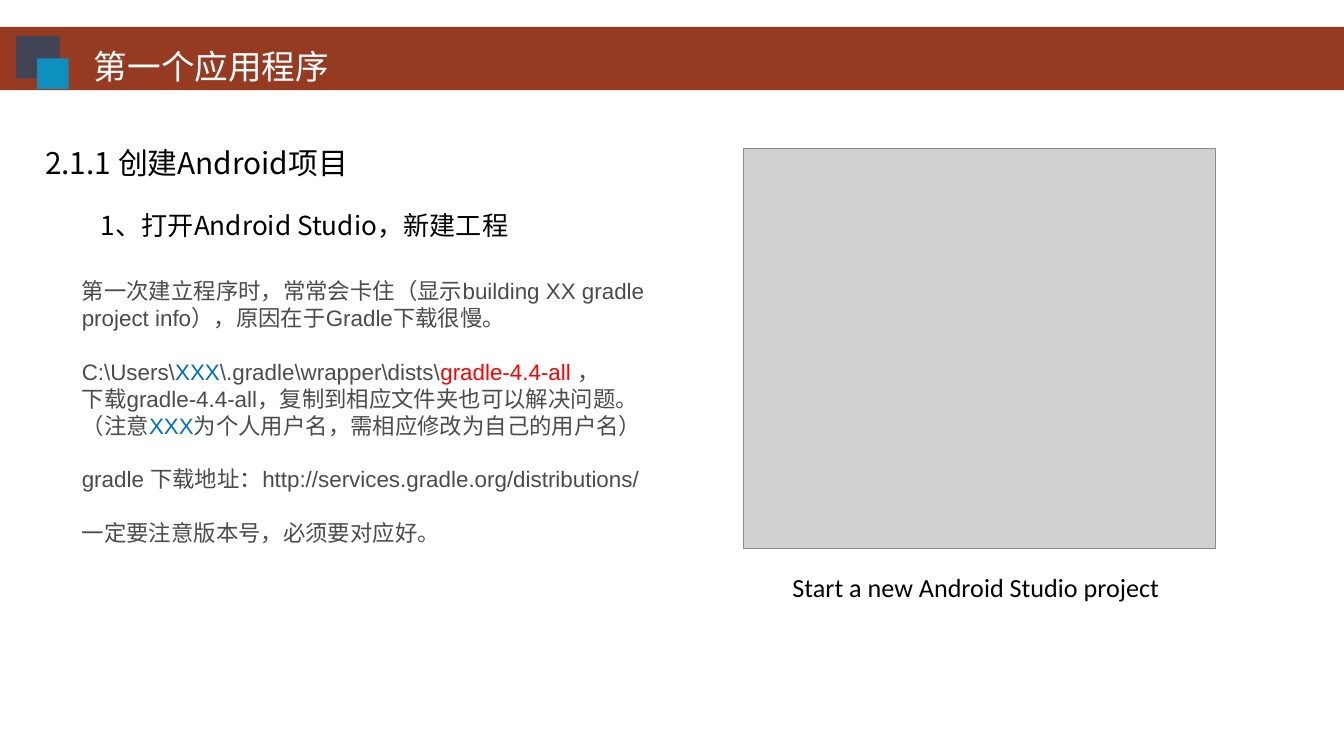
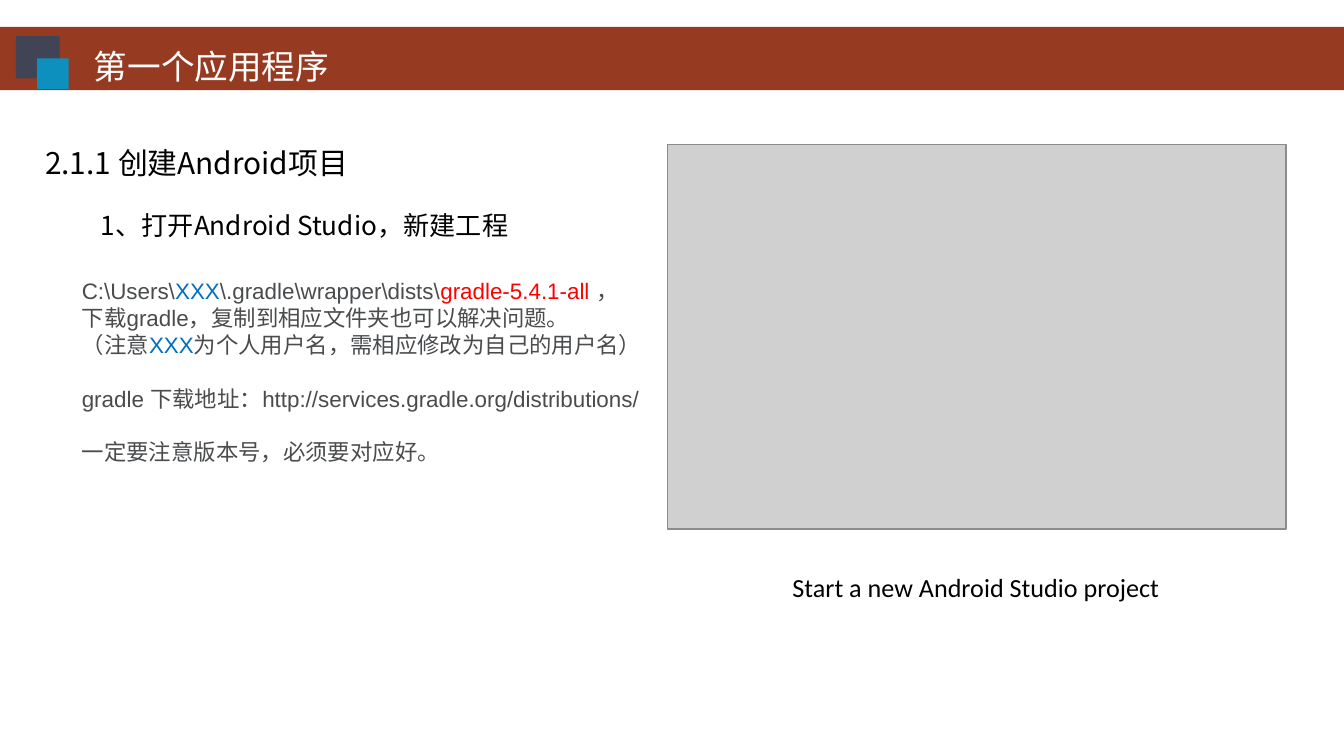
Before and after one commit to HBU/Android-PPT, a slide deck: slide 4 of 02.0 -- 首个程序 -- 第02章.ppt. Drawn at 1344x756 pixels with LibreOffice and Linux fonts; fonts in the diff are those of the drawing; grey boxes stand for pictures; background and template pictures are left out. Boxes give left, top, right and bottom in pixels: in the first picture for what was removed or moved away, otherwise in the second. Text is boxed around its words. In the diff, an @@ line names an element or a change of style, - is before the commit and + after.

```diff
--- a/02.0 -- 首个程序 -- 第02章.ppt
+++ b/02.0 -- 首个程序 -- 第02章.ppt
@@ picture: place and size @@
-picture at (743, 148, 1215, 548)
+picture at (668, 144, 1286, 528)
@@ text at (82, 282, 590, 331): text changed @@
-第一次建立程序时，常常会卡住（显示building XX gradle project info），原因在于Gradle下载很慢。
-C:\Users\XXX\.gradle\wrapper\dists\gradle-4.4-all ，
-下载gradle-4.4-all，复制到相应文件夹也可以解决问题。
+C:\Users\XXX\.gradle\wrapper\dists\gradle-5.4.1-all ，
+下载gradle，复制到相应文件夹也可以解决问题。
```
Also in this commit, not shown: 9 other slides changed, 1 slide added, 5 slides removed.
